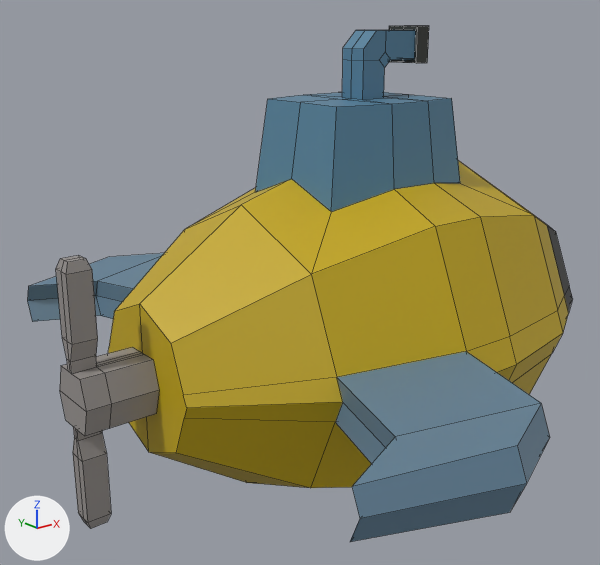
The FBX model divedive/Assets/Meshes/sub.fbx, before and after one commit.
Before and after are seen from a camera (50 mm lens) standing at (-5.12, -5.56, 2.73) and looking at (-0.45, 0.28, 0.39). Arrows for +X, +Y and +Z are at lower left; the lights stay in place. Mesh edges are drawn as thin lines. Where no turn or scale is listed for an object, it has been applied to the vertices.

The scene before the commit, as lines of its bpy script (objects in view):
```python
me_cylinder_001 = bpy.data.meshes.new('Cylinder.001')
me_cylinder_001.from_pydata(...)  # 273 vertices, 256 faces; spans x -2.87..2.8, y -2.88..2.88, z -1.66..2.7
me_cylinder_001.materials.append(mat_material_001)  # picture img_imphenziapalette01_png
ob_sub = bpy.data.objects.new('Sub', me_cylinder_001)
ob_sub.location = (0.0, 0.0, 0.0)
```
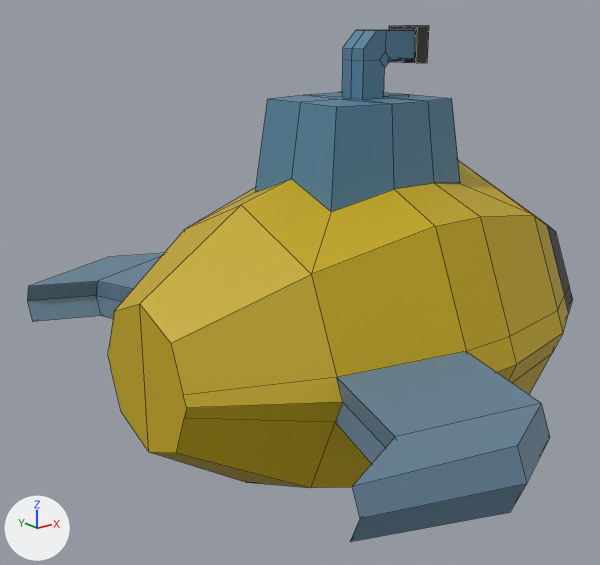
The change, as a diff of the scene's bpy script:
```diff
--- a/divedive/Assets/Meshes/sub.fbx.py
+++ b/divedive/Assets/Meshes/sub.fbx.py
@@ me_cylinder_001 @@
 me_cylinder_001.from_pydata(...)  # 273 vertices, 256 faces; spans x -2.87..2.8, y -2.88..2.88, z -1.66..2.7
 # used by ob_sub; location = (0.0, 0.0, 0.0)
+# me_cylinder_001 part 1: the loose piece of 84 vertices spanning x -2.87..-2.26, y -0.24..0.24, z -1.1..1.1 is deleted
 me_cylinder_001.materials.append(mat_material_001)
```

Location of each change, [x1, y1, x2, y2] in pixels of the pictures (600 x 565 px):
part 1 of me_cylinder_001, deleted
    before: [56, 255, 159, 528]
